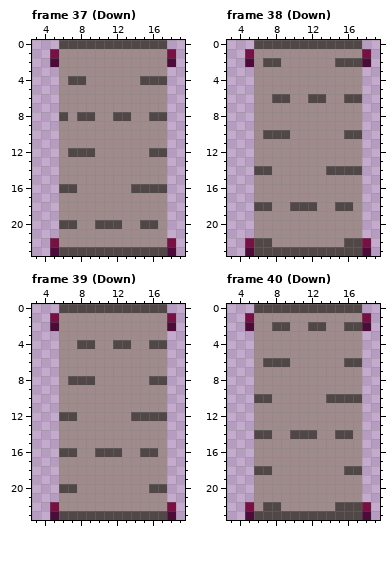
Two states of a pixel-art file, assets/images/belt.aseprite. This is how it looked before the edit.
24x24 pixels, 48 frames. Shown: frame 37 (Down): x 3..19, y 0..23; frame 38 (Down): x 3..19, y 0..23; frame 39 (Down): x 3..19, y 0..23; frame 40 (Down): x 3..19, y 0..23. The commit also changed other frames, which this record leaves out.
Once edited:
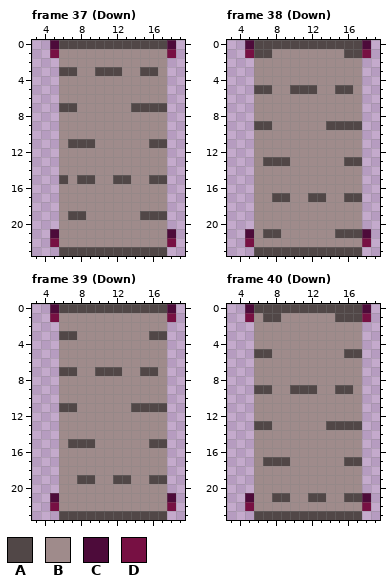
Palette (. is transparent): A #514747  B #9f8b8b  C #4d0b3a  D #771043
Log entry: Fix down belt animation It was the same as up
Changes in this commit:
Changed rows in their new state; - is an unchanged pixel.
Frame 37 (Down), layer "Belt":
first column x 5:
 0 C------------C
 2 .------------.
 3 -AA--AAA--AA--
 4 --BB------BBB-
 7 -AA------AAAA-
 8 -B-BB--BB--BB-
11 --AAA------AA-
12 --BBB------BB-
15 -A-AA--AA--AA-
16 -BB------BBBB-
19 --AA------AAA-
20 -BB--BBB--BB--
21 C------------C
23 .------------.
Frame 38 (Down), layer "Belt":
first column x 5:
 0 C------------C
 1 -AA--------AA-
 2 .-BB------BBB.
 5 -AA--AAA--AA--
 6 ---BB--BB--BB-
 9 -AA------AAAA-
10 --BBB------BB-
13 --AAA------AA-
14 -BB------BBBB-
17 ---AA--AA--AA-
18 -BB--BBB--BB--
21 C-AA------AAAC
22 -BB--------BB-
23 .------------.
Frame 39 (Down), layer "Belt":
first column x 5:
 0 C------------C
 2 .------------.
 3 -AA--------AA-
 4 ---BB--BB--BB-
 7 -AA--AAA--AA--
 8 --BBB------BB-
11 -AA------AAAA-
12 -BB------BBBB-
15 --AAA------AA-
16 -BB--BBB--BB--
19 ---AA--AA--AA-
20 -BB--------BB-
21 C------------C
23 .------------.
Frame 40 (Down), layer "Belt":
first column x 5:
 0 C------------C
 1 --AA------AAA-
 2 .--BB--BB--BB.
 5 -AA--------AA-
 6 --BBB------BB-
 9 -AA--AAA--AA--
10 -BB------BBBB-
13 -AA------AAAA-
14 -BB--BBB--BB--
17 --AAA------AA-
18 -BB--------BB-
21 C--AA--AA--AAC
22 --BB------BBB-
23 .------------.
